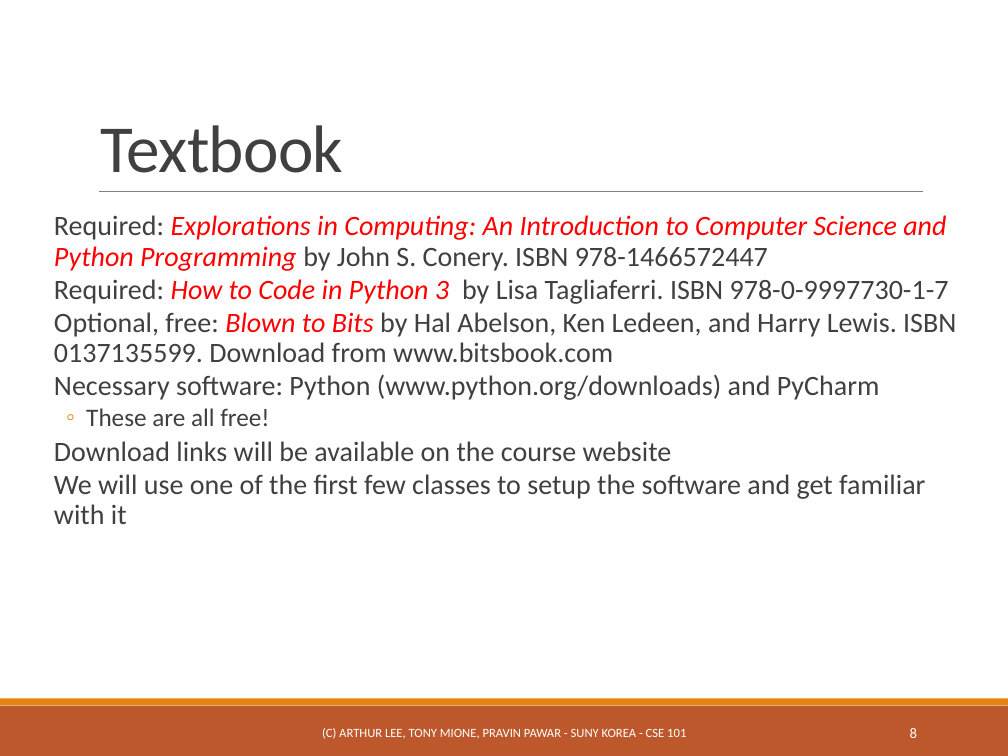
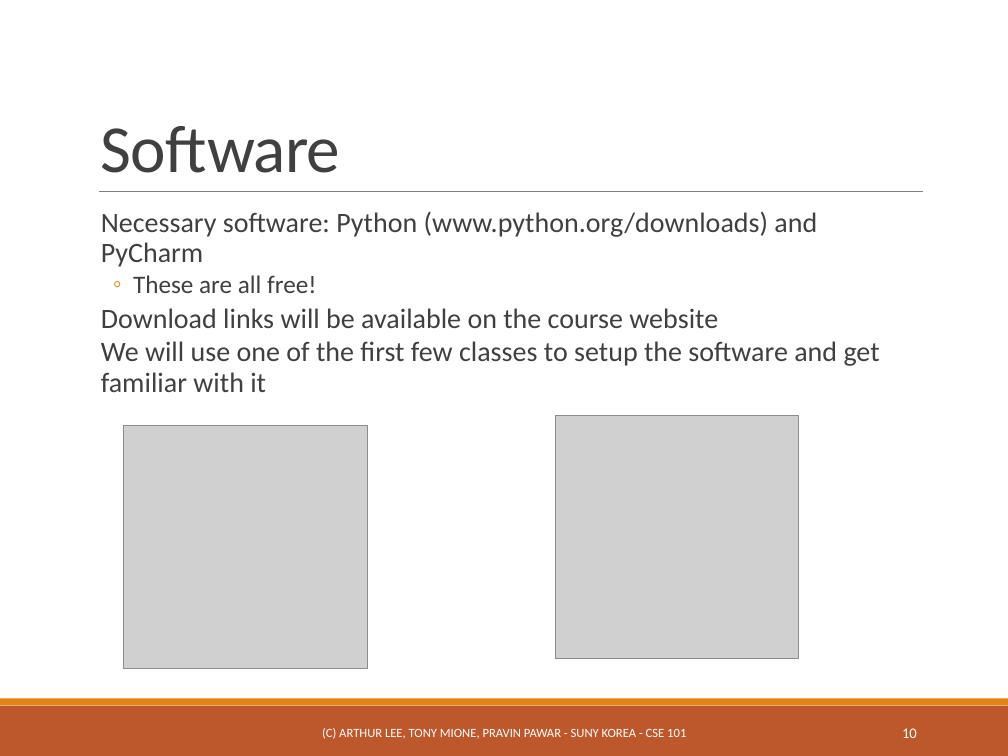
Before and after one commit to ppawar/ppawar.github.io, a slide deck: slide 10 of CSE101-S19/Slides/PPT/CSE101_Lec0.pptx (slide 8 before the commit). Drawn at 1008x756 pixels with LibreOffice and Linux fonts; fonts in the diff are those of the drawing; grey boxes stand for pictures. Boxes give left, top, right and bottom in pixels: in the first picture for what was removed or moved away, otherwise in the second. Text is boxed around its words. In the diff, an @@ line names an element or a change of style, - is before the commit and + after.

```diff
--- a/CSE101-S19/Slides/PPT/CSE101_Lec0.pptx
+++ b/CSE101-S19/Slides/PPT/CSE101_Lec0.pptx
@@ title at (101,126,341,173): text changed @@
-Textbook
+Software
@@ text "Necessary software: Python (www.python.org/downloads) and ...": place and size @@
-text "Necessary software: Python (www.python.org/downloads) and ..." at (54,215,956,524)
+text "Necessary software: Python (www.python.org/downloads) and ..." at (101,211,880,392)
@@ text at (54,215,956,362): paragraphs removed @@
-  Required: Explorations in Computing: An Introduction to Computer Science and Python Programming by John S. Conery. ISBN 978-1466572447
-  Required: How to Code in Python 3 by Lisa Tagliaferri. ISBN 978-0-9997730-1-7
-  Optional, free: Blown to Bits by Hal Abelson, Ken Ledeen, and Harry Lewis. ISBN 0137135599. Download from www.bitsbook.com
@@ picture added at (555,415,799,659) @@
@@ picture added at (123,425,367,669) @@
@@ page number at (902,728,917,738): text changed @@
-8
+10
```
Also in this commit, not shown: 4 other slides changed, 2 slides added, 26 other files.
